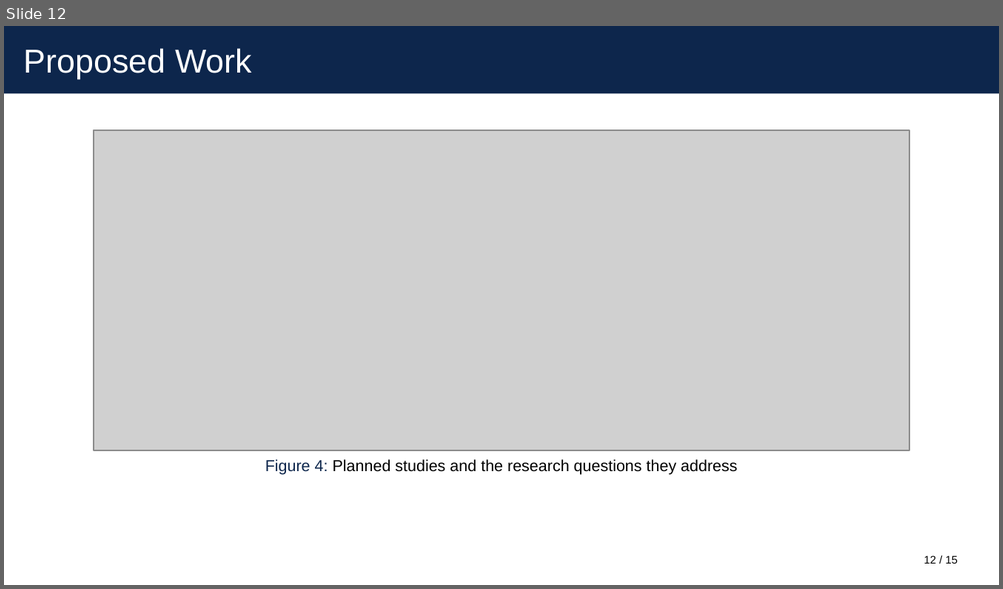
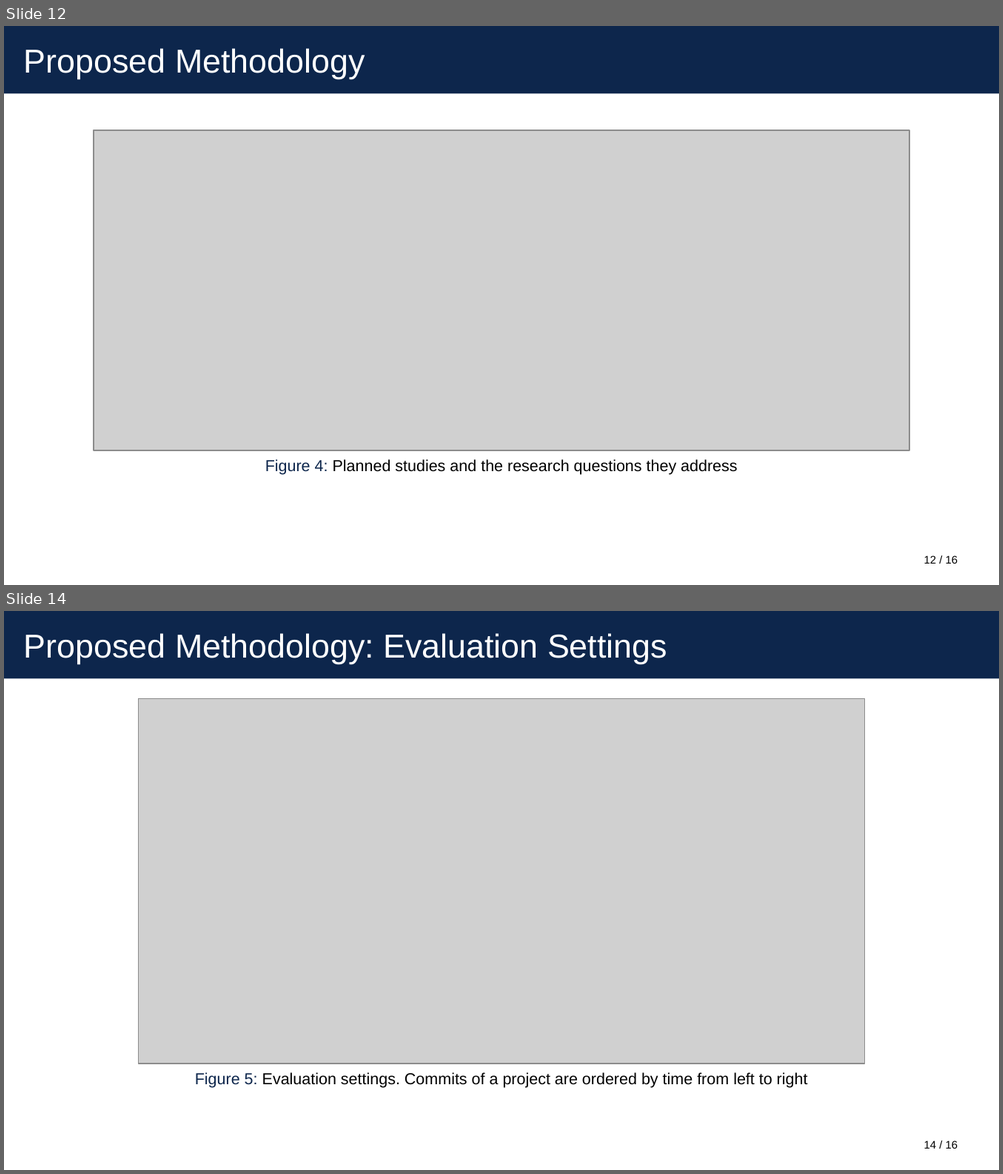
Before and after one commit to itz-puneet/thesis-later, a slide deck: MTP 1/presentation/mtp1_presentation.pptx. Shown one above the other, each under a label of ours: slide 12 before the commit, slides 12 and 14 after it; the slides between them are not shown. The pictures are 1003x589 and 1003x1174 pixels, drawn with LibreOffice and Linux fonts; fonts in the diff are those of the drawing; grey boxes stand for pictures. Boxes give left, top, right and bottom in pixels: in the first picture for what was removed or moved away, otherwise in the second. Text is boxed around its words. In the diff, an @@ line names an element or a change of style, - is before the commit and + after.

Commit message:
Shorten the title, reduce the objectives and add the methodology to the first-stage report
Changes asked for by the supervisor after reviewing the first-stage report
and slides:

- Title is now "Label Noise in Just-In-Time Software Defect Prediction".
- The six objectives are reduced to three main objectives, which are
  stated before the research questions. Each research question names the
  objective it belongs to.
- The first-stage report has a new chapter, "Proposed Methodology",
  written as planned work without results. The closing chapter is
  shortened accordingly and the last paragraph of the abstract is removed.
- The second-stage report uses the same title and objectives and now
  refers to its own work as the second stage.
- Slides: new title, objectives before research questions, methodology
  slides in the first-stage deck, and no timeline slide in that deck.

```diff
--- a/MTP 1/presentation/mtp1_presentation.pptx
+++ b/MTP 1/presentation/mtp1_presentation.pptx
@@ slide 14 added at [4, 611, 999, 1170], background #FFFFFF; not listed: 2 template elements that a slide beside it also shows @@
@@ title added at [24, 633, 667, 664], 24 pt, text #FFFFFF @@
+Proposed Methodology: Evaluation Settings
@@ picture added at [138, 698, 865, 1064] @@
@@ text added at [195, 1073, 808, 1088], 11.5 pt, text #000000 @@
+Figure 5: Evaluation settings. Commits of a project are ordered by time from left to right
@@ page number added at [924, 1141, 936, 1149], 8 pt, text #000000 @@
+14
@@ slide 12 changed as well @@
@@ title at [24, 48, 365, 79]: text changed @@
-Proposed Work
+Proposed Methodology
@@ text at [945, 556, 958, 564]: text changed @@
-/ 15
+/ 16
```
Also in this commit, not shown: 13 other slides changed, 1 other slide added, 1 slide removed, 10 other files.
